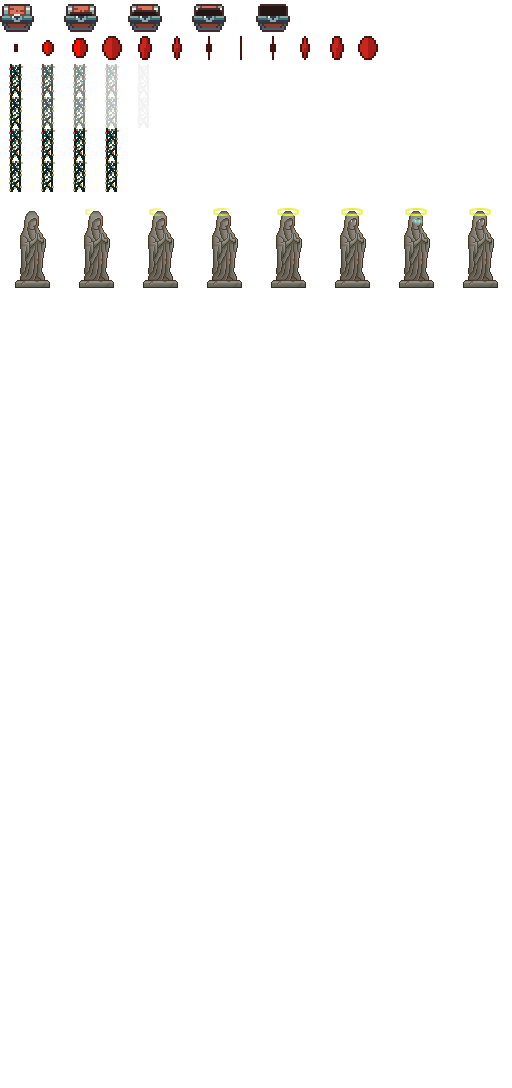
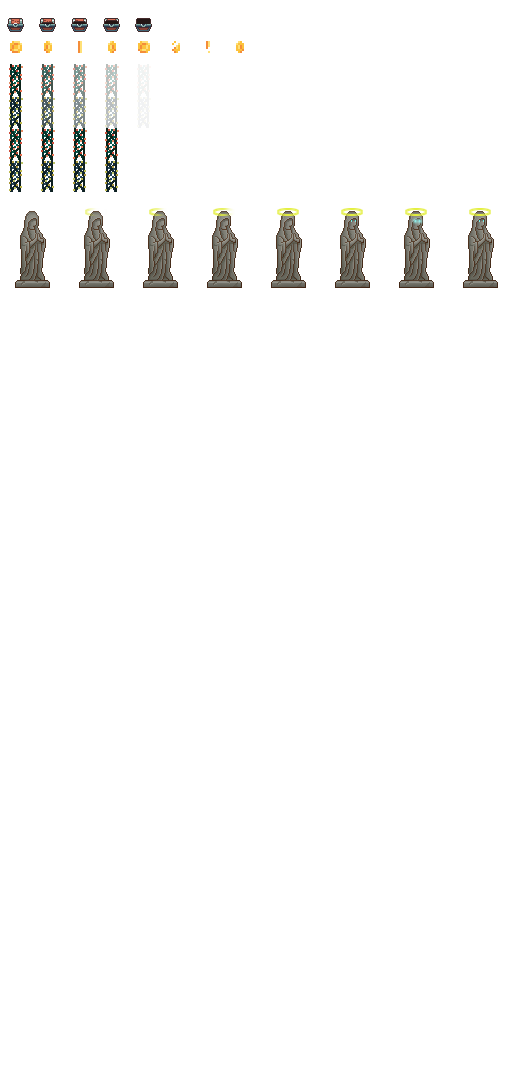
Two versions of the same layered image (512x1088). Layer-by-layer changes:
moved "Capa 1" above "pixil-frame-0", painted on it over [0, 4, 378, 60]
added layer "pixil-frame-0" above "Layer 4" over [10, 41, 244, 53]
